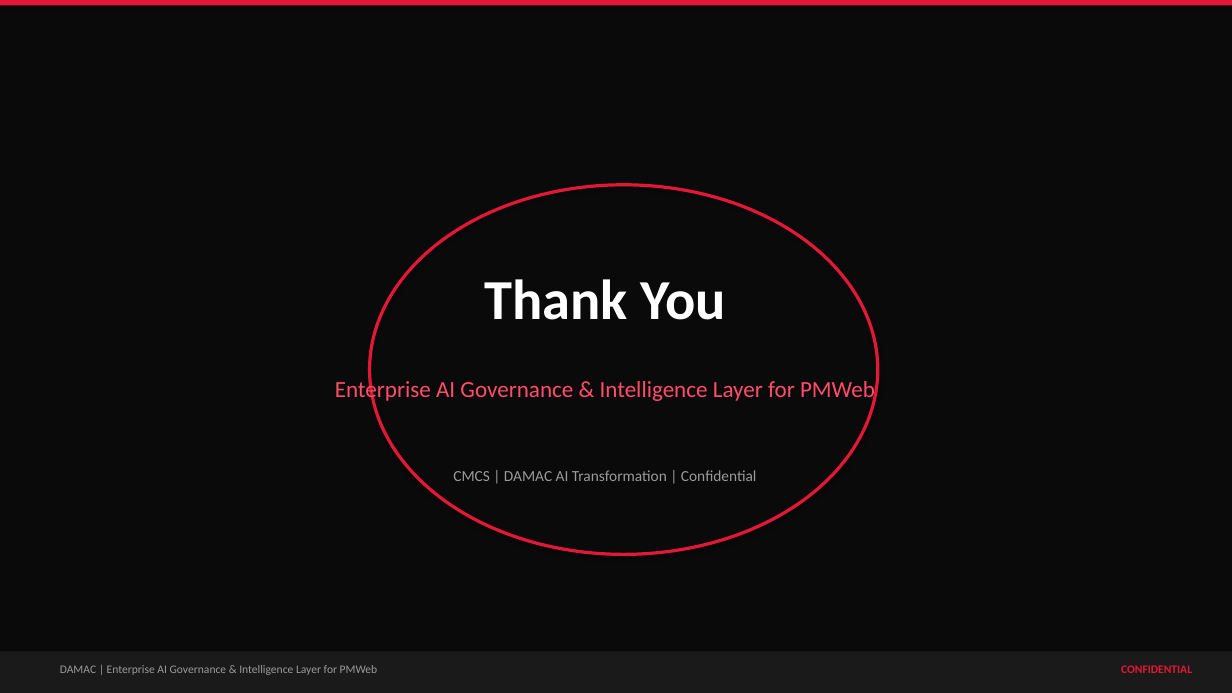
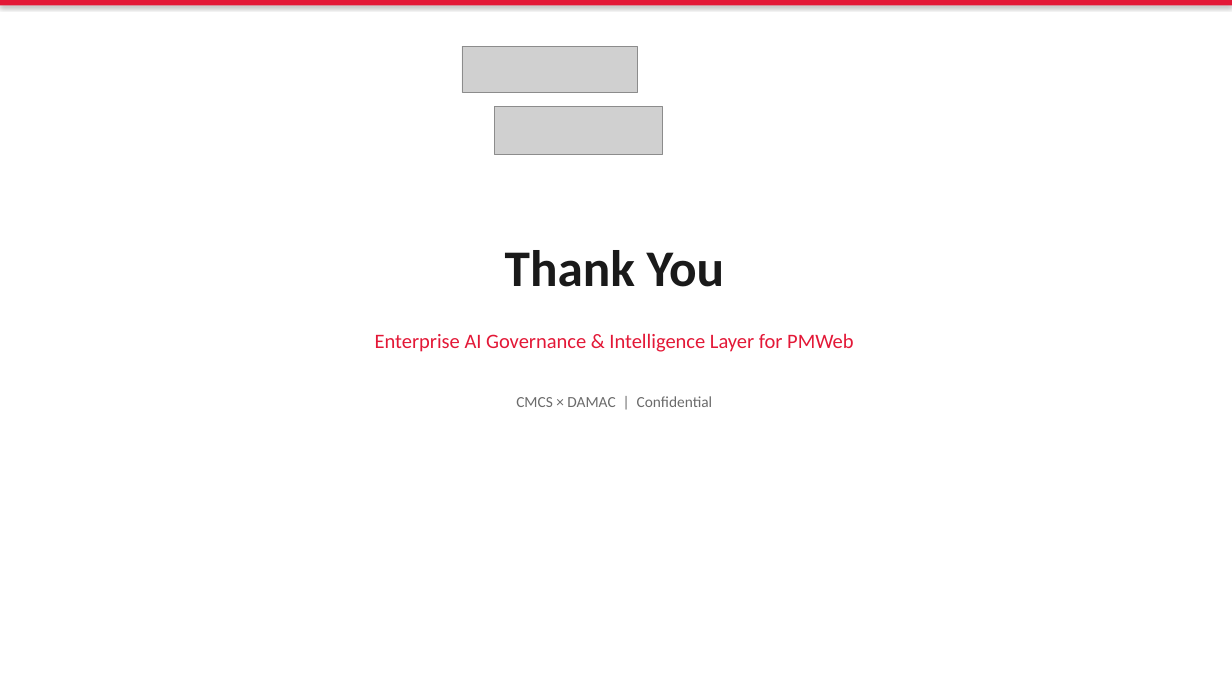
Before and after one commit to vishnushankar9024/procurehubibi, a slide deck: slide 35 of output/DAMAC_PMWeb_AI_Governance_Intelligence_Layer.pptx. Drawn at 1232x693 pixels with LibreOffice and Linux fonts; fonts in the diff are those of the drawing; grey boxes stand for pictures. Boxes give left, top, right and bottom in pixels: in the first picture for what was removed or moved away, otherwise in the second. Text is boxed around its words. In the diff, an @@ line names an element or a change of style, - is before the commit and + after.

```diff
--- a/output/DAMAC_PMWeb_AI_Governance_Intelligence_Layer.pptx
+++ b/output/DAMAC_PMWeb_AI_Governance_Intelligence_Layer.pptx
@@ background #0A0A0A to #FFFFFF @@
@@ picture added at bbox=[462, 46, 638, 92] @@
@@ picture added at bbox=[494, 106, 663, 154] @@
@@ ellipse removed at bbox=[370, 185, 878, 555] @@
@@ text "Thank You": place and size @@
-text "Thank You" at bbox=[484, 279, 725, 320]
+text "Thank You" at bbox=[505, 250, 725, 287]
@@ text "Thank You" at bbox=[505, 250, 725, 287]: size 44 to 40 pt, text colour #FFFFFF to #1A1A1A @@
@@ text "Enterprise AI Governance & Intelligence ...": place and size @@
-text "Enterprise AI Governance & Intelligence ..." at bbox=[335, 377, 875, 403]
+text "Enterprise AI Governance & Intelligence ..." at bbox=[375, 333, 853, 352]
@@ text "Enterprise AI Governance & Intelligence ..." at bbox=[375, 333, 853, 352]: size 18 to 16 pt, text colour #FF4D6A to #E31837 @@
@@ text at bbox=[516, 396, 713, 407]: text changed; text colour #9A9A9A to #6B6B6B @@
-CMCS | DAMAC AI Transformation | Confidential
+CMCS × DAMAC | Confidential
@@ rectangle removed at bbox=[0, 652, 1232, 693] @@
@@ text removed at bbox=[60, 665, 378, 675] @@
-DAMAC | Enterprise AI Governance & Intelligence Layer for PMWeb
@@ text removed at bbox=[1121, 665, 1192, 673] @@
-CONFIDENTIAL
```
Also in this commit, not shown: 33 other slides changed, 1 slide added, 1 slide removed, 5 other files.
